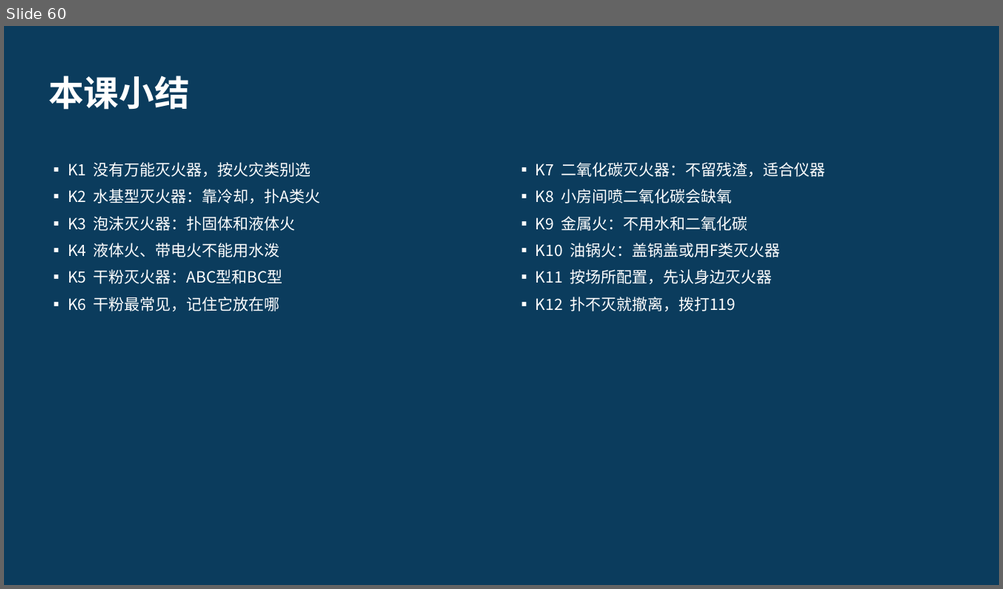
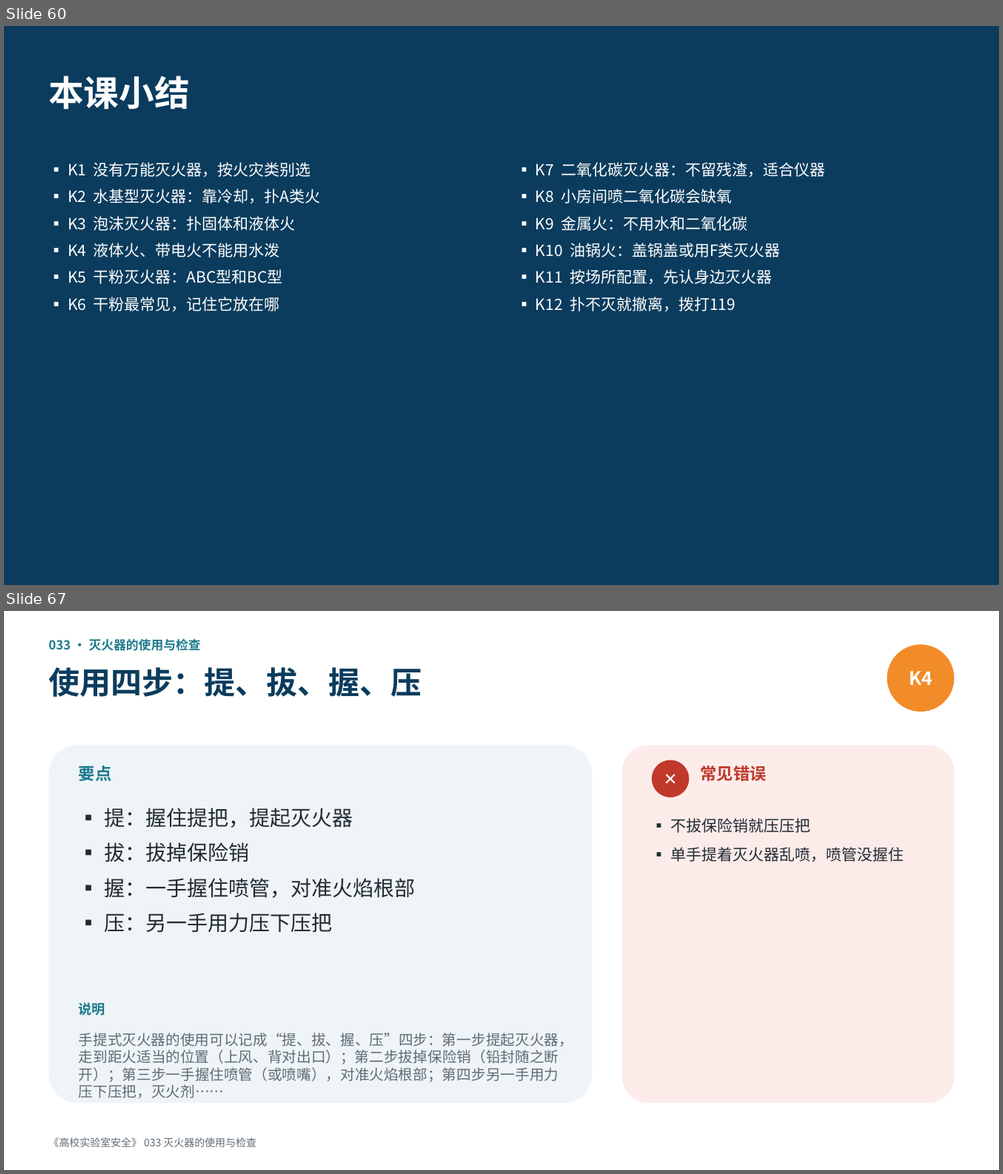
Before and after one commit to hanrongwx-max/videoyoutubo, a slide deck: course/高校实验室安全/课件/第4章_消防安全.pptx. Shown one above the other, each under a label of ours: slide 60 before the commit, slides 60 and 67 after it; the slides between them are not shown. The pictures are 1003x589 and 1003x1174 pixels, drawn with LibreOffice and Linux fonts; fonts in the diff are those of the drawing. Boxes give left, top, right and bottom in pixels: in the first picture for what was removed or moved away, otherwise in the second. Text is boxed around its words. In the diff, an @@ line names an element or a change of style, - is before the commit and + after.

```diff
--- a/course/高校实验室安全/课件/第4章_消防安全.pptx
+++ b/course/高校实验室安全/课件/第4章_消防安全.pptx
@@ slide 67 added at [4,611,999,1170], background #FFFFFF @@
@@ text added at [48,638,201,651], 12 pt, text #1D7A8C, bold @@
+033 · 灭火器的使用与检查
@@ ellipse added at [887,644,954,712], fill #F28C28, 18 pt, text #FFFFFF, bold @@
+K4
@@ text added at [48,667,421,697], 30 pt, text #0B3C5D, bold @@
+使用四步：提、拔、握、压
@@ rounded rectangle added at [48,745,592,1103], fill #EEF4F7 @@
@@ text added at [79,766,112,781], 16 pt, text #1D7A8C, bold @@
+要点
@@ rounded rectangle added at [622,745,954,1103], fill #FBECEA @@
@@ ellipse added at [652,760,689,797], fill #C0392B, 16 pt, text #FFFFFF, bold @@
+✕
@@ text added at [700,766,765,781], 16 pt, text #C0392B, bold @@
+常见错误
@@ text added at [104,808,415,933], 20 pt, text #222B33 @@
+▪ 提：握住提把，提起灭火器
+▪ 拔：拔掉保险销
+▪ 握：一手握住喷管，对准火焰根部
+▪ 压：另一手用力压下压把
@@ text added at [671,818,904,862], 15 pt, text #222B33 @@
+▪ 不拔保险销就压压把
+▪ 单手提着灭火器乱喷，喷管没握住
@@ text added at [79,1003,105,1016], 13 pt, text #1D7A8C, bold @@
+说明
@@ text added at [79,1033,573,1082], 14 pt, text #5F6B75 @@
+手提式灭火器的使用可以记成“提、拔、握、压”四步：第一步提起灭火器，走到距火适当的位置（上风、背对出口）；第二步拔掉保险销（铅封随之断开）；第三步一手握住喷管（或喷嘴），对准火焰根部；第四步另一手用力压下压把，灭火剂……
@@ text added at [48,1138,256,1147], 10 pt, text #5F6B75 @@
+《高校实验室安全》 033 灭火器的使用与检查
```
Also in this commit, not shown: 18 other slides added, 2 other files.
